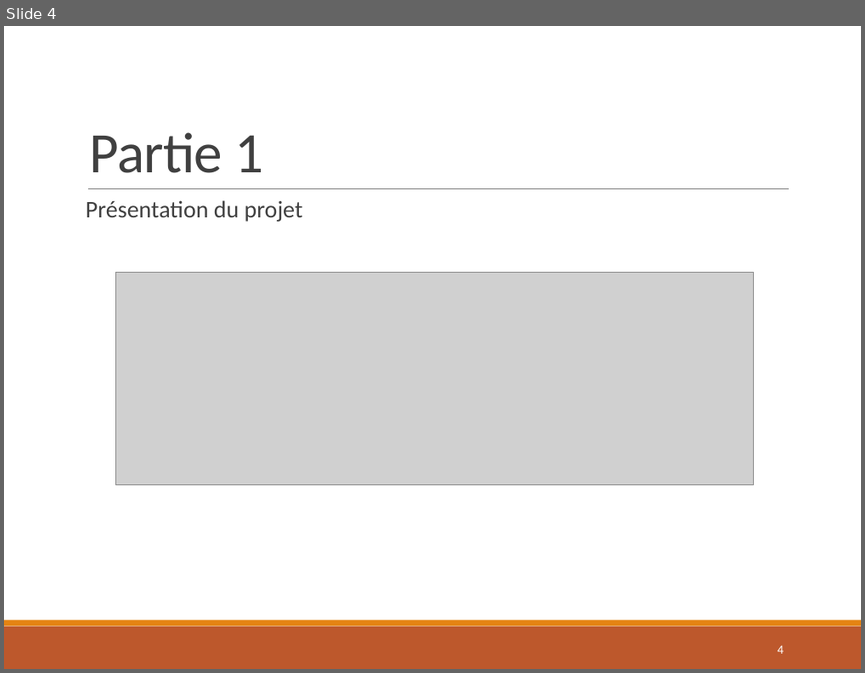
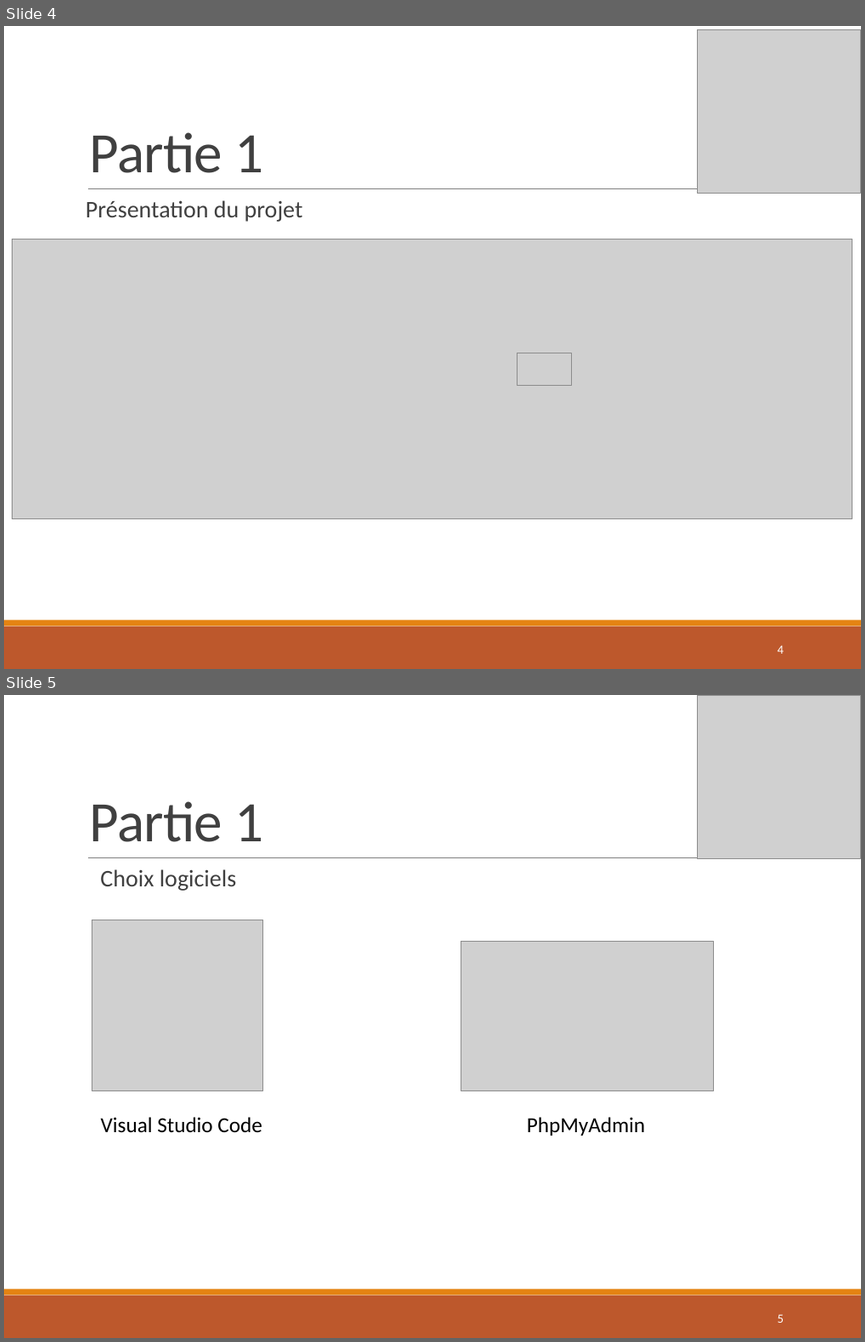
Before and after one commit to Colbert1/Projet_CrossLaPro, a slide deck: Ressources/Presentation_Projet_CrossLaPro_E3_Danel.pptx. Shown one above the other, each under a label of ours: slide 4 before the commit, slides 4 and 5 after it. The pictures are 865x673 and 865x1342 pixels, drawn with LibreOffice and Linux fonts; fonts in the diff are those of the drawing; grey boxes stand for pictures. Boxes give left, top, right and bottom in pixels: in the first picture for what was removed or moved away, otherwise in the second. Text is boxed around its words. In the diff, an @@ line names an element or a change of style, - is before the commit and + after.

```diff
--- a/Ressources/Presentation_Projet_CrossLaPro_E3_Danel.pptx
+++ b/Ressources/Presentation_Projet_CrossLaPro_E3_Danel.pptx
@@ slide 5 added at (4, 695, 861, 1338), background #FFFFFF; not listed: 3 template elements that a slide beside it also shows @@
@@ picture added at (697, 695, 861, 859) @@
@@ title added at (90, 801, 263, 842), 48 pt, text #404040 @@
+Partie 1
@@ text added at (100, 869, 236, 891), 20 pt, text #404040 @@
+  Choix logiciels
@@ picture added at (92, 919, 262, 1090) @@
@@ picture added at (460, 941, 714, 1091) @@
@@ text added at (101, 1117, 262, 1133), 18 pt, text #000000 @@
+Visual Studio Code
@@ text added at (527, 1117, 645, 1135), 18 pt, text #000000 @@
+PhpMyAdmin
@@ page number added at (778, 1314, 783, 1322), 10.5 pt, text #FFFFFF @@
+5
@@ slide 4 changed as well @@
@@ picture added at (697, 29, 861, 193) @@
@@ picture: place and size @@
-picture at (116, 272, 754, 484)
+picture at (12, 238, 852, 519)
@@ picture added at (517, 352, 572, 386) @@
```
Also in this commit, not shown: 12 other slides changed, 11 other slides added, 1 slide removed, 10 other files.
